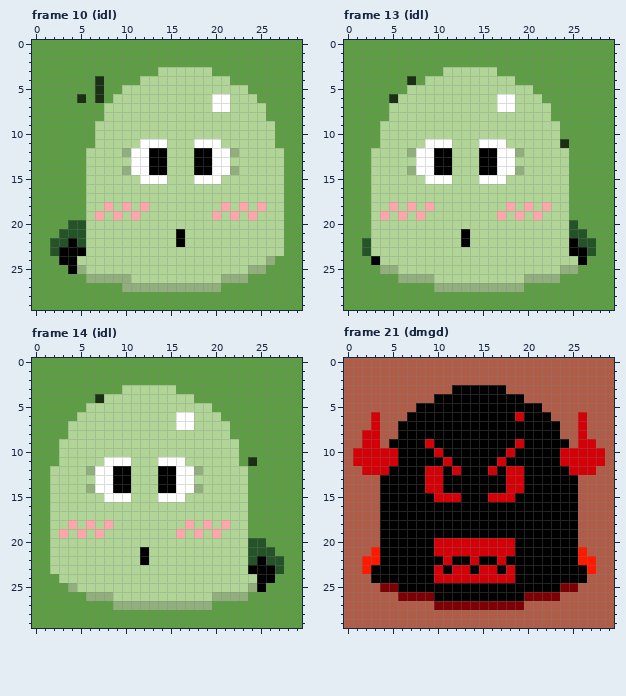
Pixel-art file -- resource_original/art/step_mole/step_mole_target.aseprite. Above, as it was before the edit.
30x30 pixels, 23 frames. Shown: frame 10 (idl), frame 13 (idl), frame 14 (idl), frame 21 (dmgd). The commit also changed other frames, which this record leaves out.
The result:
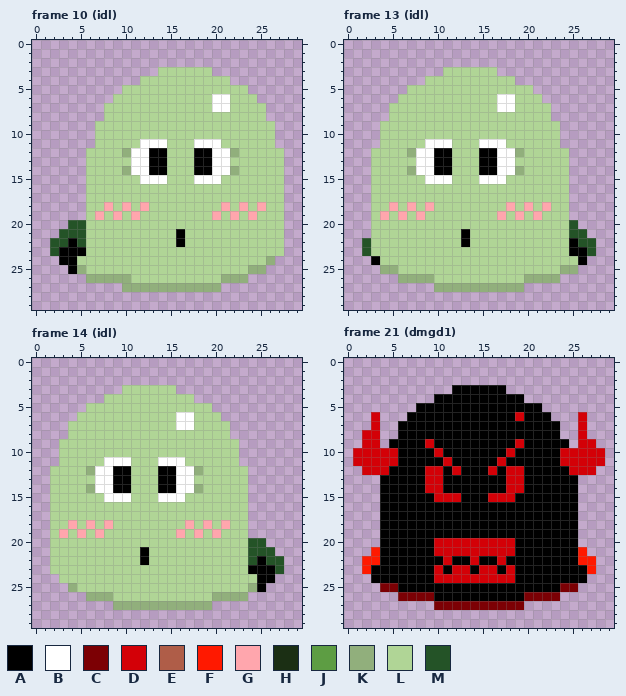
Palette (. is transparent): A #000000  B #ffffff  C #7c0004  D #d30007  E #af5d48  F #ff1900  G #ffa6ad  H #1b2f14  J #5d9d43  K #91af7c  L #b0d596  M #245327
Change:
layer "bg" now hidden
layer "guide" now hidden
Frame 10 (idl):
Colour H is gone in rows 4 to 5 at x 7; in row 6 at x 5 and 7.
Colour J is gone in rows 0 to 2 at x 0 to 29; in row 3 at x 0 to 13 and 20 to 29; in row 4 at x 0 to 6, 8 to 11 and 22 to 29; in row 5 at x 0 to 6, 8 to 9 and 24 to 29; in row 6 at x 0 to 4, 6, 8 and 25 to 29; in rows 7 to 8 at x 0 to 7 and 26 to 29.
Colour J is gone in rows 9 to 11 at x 0 to 6 and 27 to 29; in rows 12 to 19 at x 0 to 5 and 28 to 29; in row 20 at x 0 to 3 and 28 to 29; in row 21 at x 0 to 2 and 28 to 29; in rows 22 to 23 at x 0 to 1 and 28 to 29; in row 24 at x 0 to 2 and 27 to 29.
Colour J is gone in row 25 at x 0 to 3 and 26 to 29; in row 26 at x 0 to 5 and 24 to 29; in row 27 at x 0 to 9 and 21 to 29; in rows 28 to 29 at x 0 to 29.
Frame 13 (idl):
Colour H is gone in row 4 at x 7; in row 6 at x 5; in row 11 at x 24.
Colour J is gone in rows 0 to 2 at x 0 to 29; in row 3 at x 0 to 10 and 17 to 29; in row 4 at x 0 to 6, 8 and 19 to 29; in row 5 at x 0 to 6 and 21 to 29; in row 6 at x 0 to 4 and 22 to 29; in rows 7 to 8 at x 0 to 4 and 23 to 29.
Colour J is gone in rows 9 to 10 at x 0 to 3 and 24 to 29; in row 11 at x 0 to 3 and 25 to 29; in rows 12 to 19 at x 0 to 2 and 25 to 29; in row 20 at x 0 to 2 and 26 to 29; in row 21 at x 0 to 2 and 27 to 29; in rows 22 to 23 at x 0 to 1 and 28 to 29.
Colour J is gone in row 24 at x 0 to 2 and 27 to 29; in row 25 at x 0 to 3 and 26 to 29; in row 26 at x 0 to 5 and 24 to 29; in row 27 at x 0 to 9 and 20 to 29; in rows 28 to 29 at x 0 to 29.
Frame 14 (idl):
Colour H is gone in row 4 at x 7; in row 11 at x 24.
Colour J is gone in rows 0 to 2 at x 0 to 29; in row 3 at x 0 to 9 and 16 to 29; in row 4 at x 0 to 6 and 18 to 29; in row 5 at x 0 to 5 and 20 to 29; in row 6 at x 0 to 4 and 21 to 29; in rows 7 to 8 at x 0 to 3 and 22 to 29.
Colour J is gone in rows 9 to 10 at x 0 to 2 and 23 to 29; in row 11 at x 0 to 2, 23 and 25 to 29; in rows 12 to 19 at x 0 to 1 and 24 to 29; in row 20 at x 0 to 1 and 26 to 29; in row 21 at x 0 to 1 and 27 to 29; in rows 22 to 23 at x 0 to 1 and 28 to 29.
Colour J is gone in row 24 at x 0 to 2 and 27 to 29; in row 25 at x 0 to 3 and 26 to 29; in row 26 at x 0 to 5 and 24 to 29; in row 27 at x 0 to 8 and 20 to 29; in rows 28 to 29 at x 0 to 29.
Frame 21 (dmgd1):
Colour E is gone in rows 0 to 2 at x 0 to 29; in row 3 at x 0 to 11 and 18 to 29; in row 4 at x 0 to 9 and 20 to 29; in row 5 at x 0 to 7 and 22 to 29; in row 6 at x 0 to 2, 4 to 6, 23 to 25 and 27 to 29; in row 7 at x 0 to 2, 4 to 5, 24 to 25 and 27 to 29.
Colour E is gone in row 8 at x 0 to 1, 4 to 5, 24 to 25 and 27 to 29; in row 9 at x 0 to 1, 4, 25 and 28 to 29; in rows 10 to 11 at x 0 and 29; in row 12 at x 0 to 1 and 28 to 29; in rows 13 to 20 at x 0 to 3 and 26 to 29; in row 21 at x 0 to 2 and 27 to 29.
Colour E is gone in rows 22 to 23 at x 0 to 1 and 28 to 29; in row 24 at x 0 to 2 and 27 to 29; in row 25 at x 0 to 3 and 26 to 29; in row 26 at x 0 to 5 and 24 to 29; in row 27 at x 0 to 9 and 20 to 29; in rows 28 to 29 at x 0 to 29.
Changed places in both pictures, as pixel boxes (x1, y1, x2, y2):
erased: (32, 40, 302, 310)
erased: (344, 40, 614, 310)
erased: (32, 358, 302, 628)
erased: (344, 358, 614, 628)
